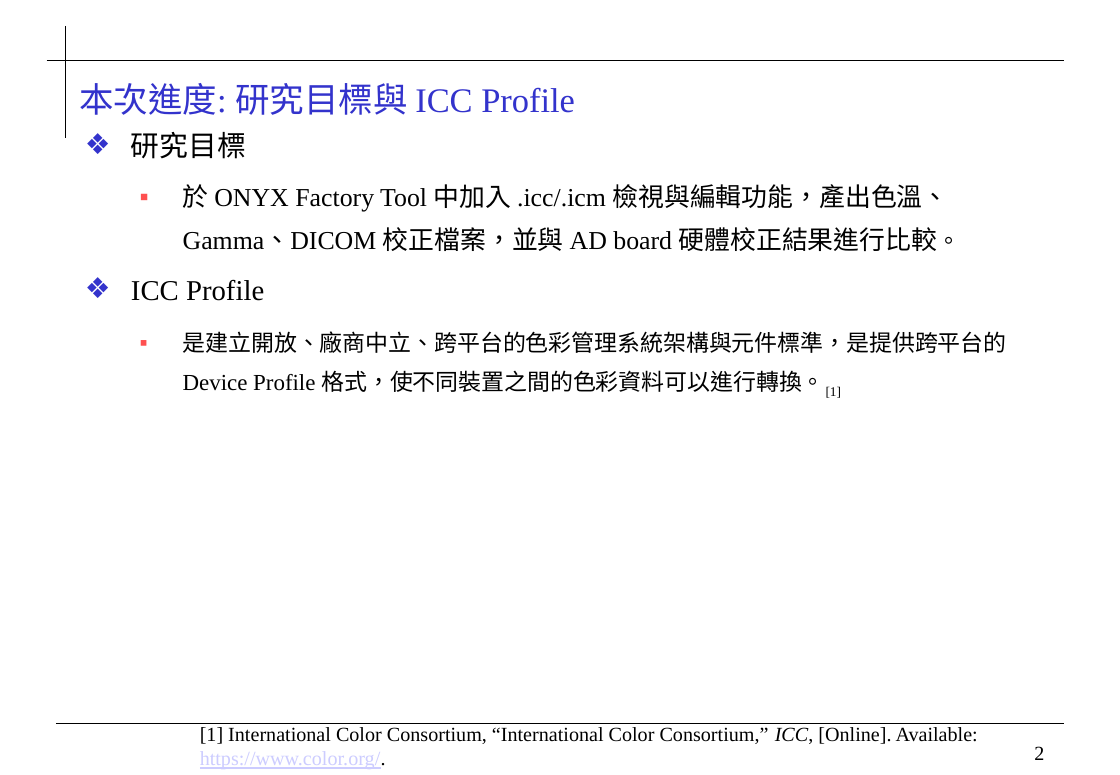
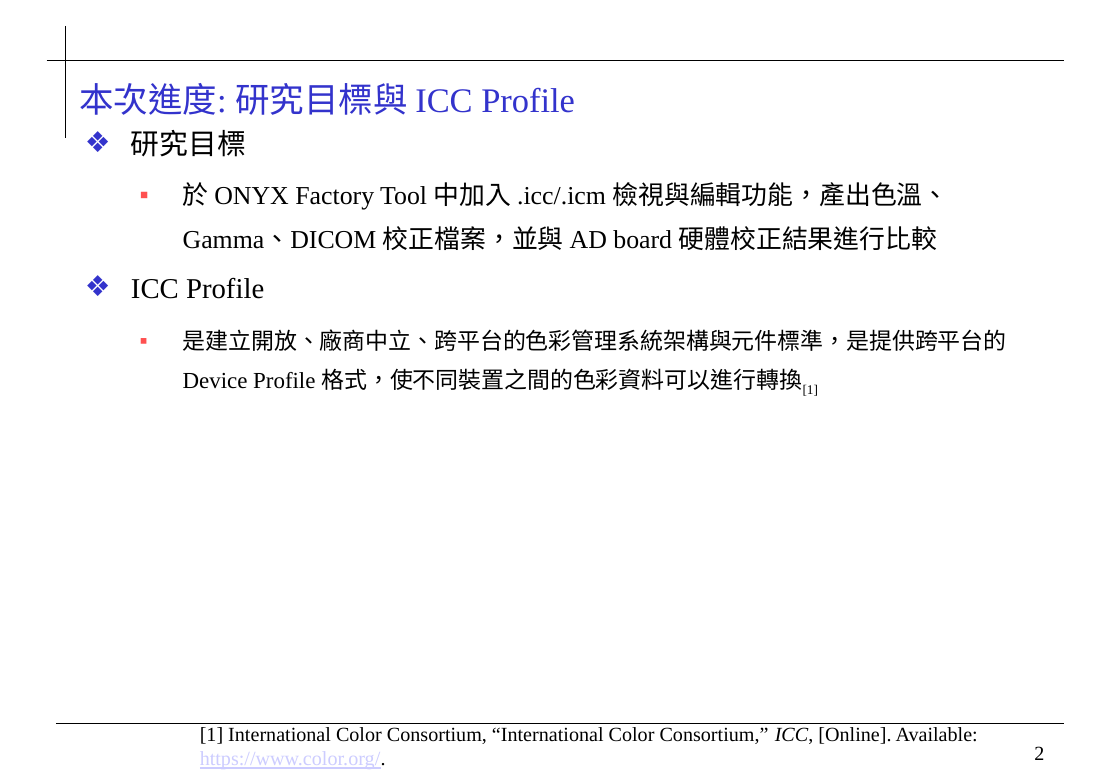
Before and after one commit to 0ilasis0/home, a slide deck: slide 2 of ICCPROFILE_0923.pptx. Drawn at 1120x775 pixels with LibreOffice and Linux fonts; fonts in the diff are those of the drawing; background and template pictures are left out. Boxes give left, top, right and bottom in pixels: in the first picture for what was removed or moved away, otherwise in the second. Text is boxed around its words. In the diff, an @@ line names an element or a change of style, - is before the commit and + after.

```diff
--- a/ICCPROFILE_0923.pptx
+++ b/ICCPROFILE_0923.pptx
@@ text at bbox=[183, 182, 949, 250]: text changed @@
-  ▪ 於 ONYX Factory Tool 中加入 .icc/.icm 檢視與編輯功能，產出色溫、Gamma、DICOM 校正檔案，並與 AD board 硬體校正結果進行比較。
+  ▪ 於 ONYX Factory Tool 中加入 .icc/.icm 檢視與編輯功能，產出色溫、Gamma、DICOM 校正檔案，並與 AD board 硬體校正結果進行比較
@@ text at bbox=[183, 329, 1007, 396]: text changed @@
-  ▪ 是建立開放、廠商中立、跨平台的色彩管理系統架構與元件標準，是提供跨平台的 Device Profile 格式，使不同裝置之間的色彩資料可以進行轉換。[1]
+  ▪ 是建立開放、廠商中立、跨平台的色彩管理系統架構與元件標準，是提供跨平台的 Device Profile 格式，使不同裝置之間的色彩資料可以進行轉換[1]
```
Also in this commit, not shown: 6 other slides changed, 1 slide removed.
